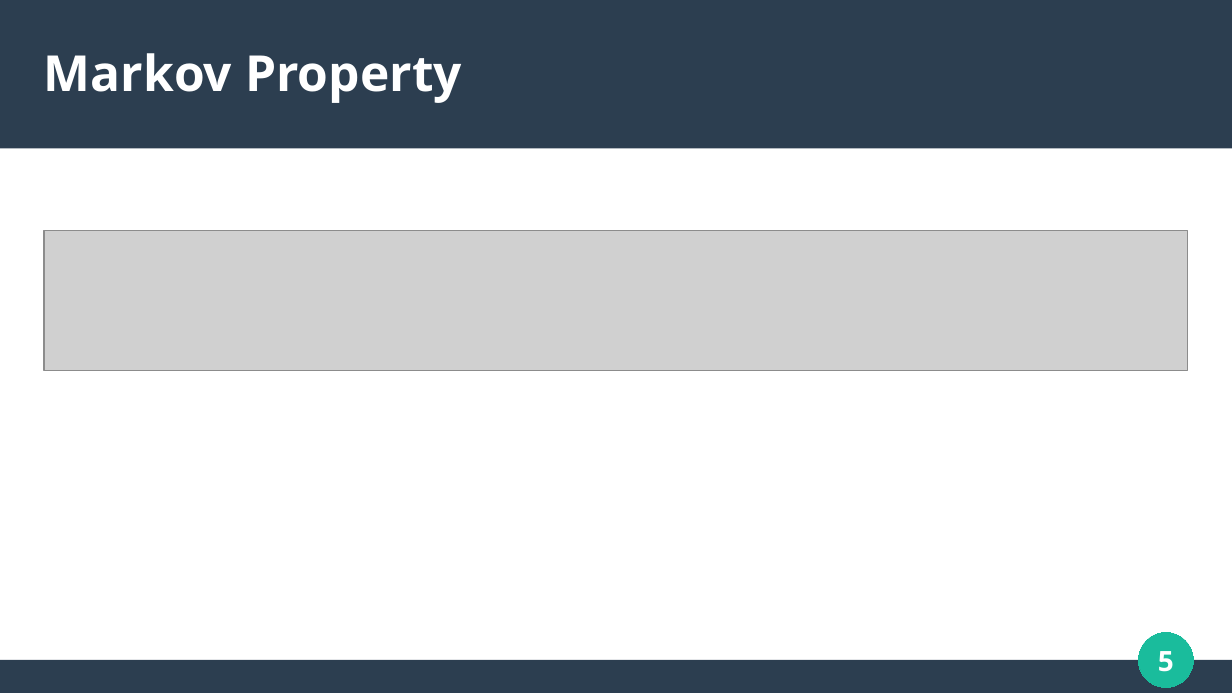
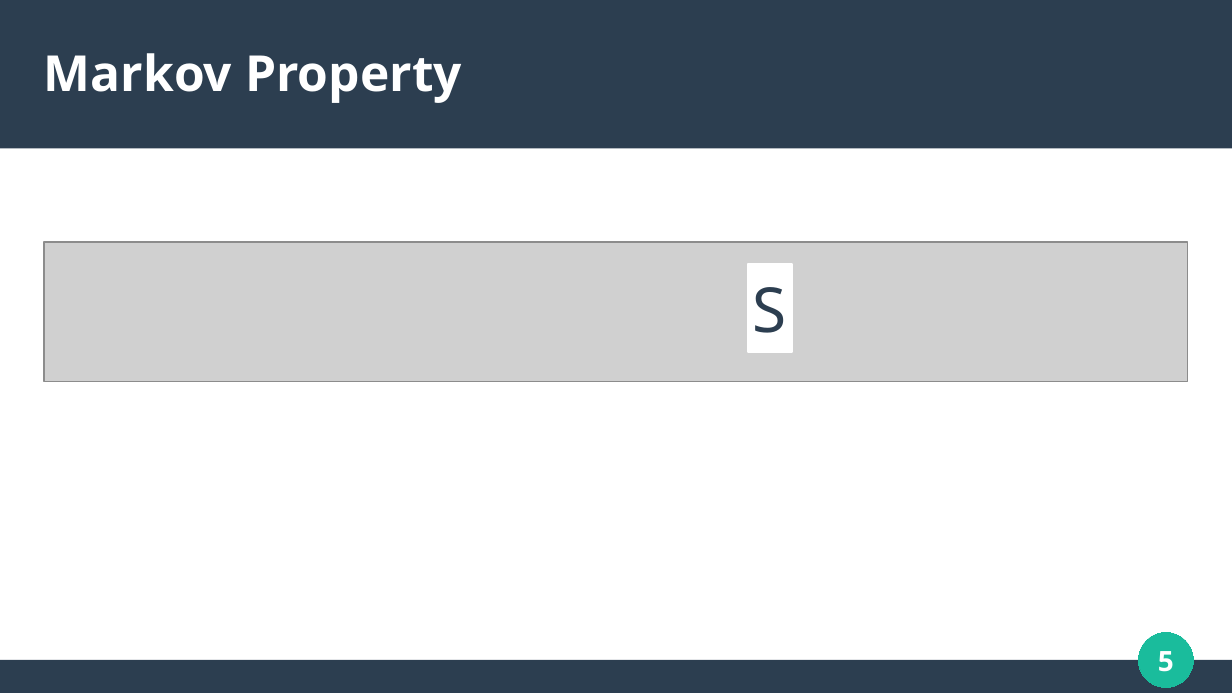
Before and after one commit to SeZven/Artificial-Intelligence, a slide deck: slide 5 of Presentation.odp. Drawn at 1232x693 pixels with LibreOffice and Linux fonts; fonts in the diff are those of the drawing; grey boxes stand for pictures. Boxes give left, top, right and bottom in pixels: in the first picture for what was removed or moved away, otherwise in the second. Text is boxed around its words. In the diff, an @@ line names an element or a change of style, - is before the commit and + after.

```diff
--- a/Presentation.odp
+++ b/Presentation.odp
@@ picture moved from (x1=44, y1=230, x2=1188, y2=370) to (x1=44, y1=243, x2=1188, y2=382) @@
@@ rectangle added at (x1=748, y1=264, x2=792, y2=352), fill #FFFFFF, outline #FFFFFF 0.85 pt, 40 pt, text #2C3E50 @@
+S
```
Also in this commit, not shown: 3 other slides changed.
